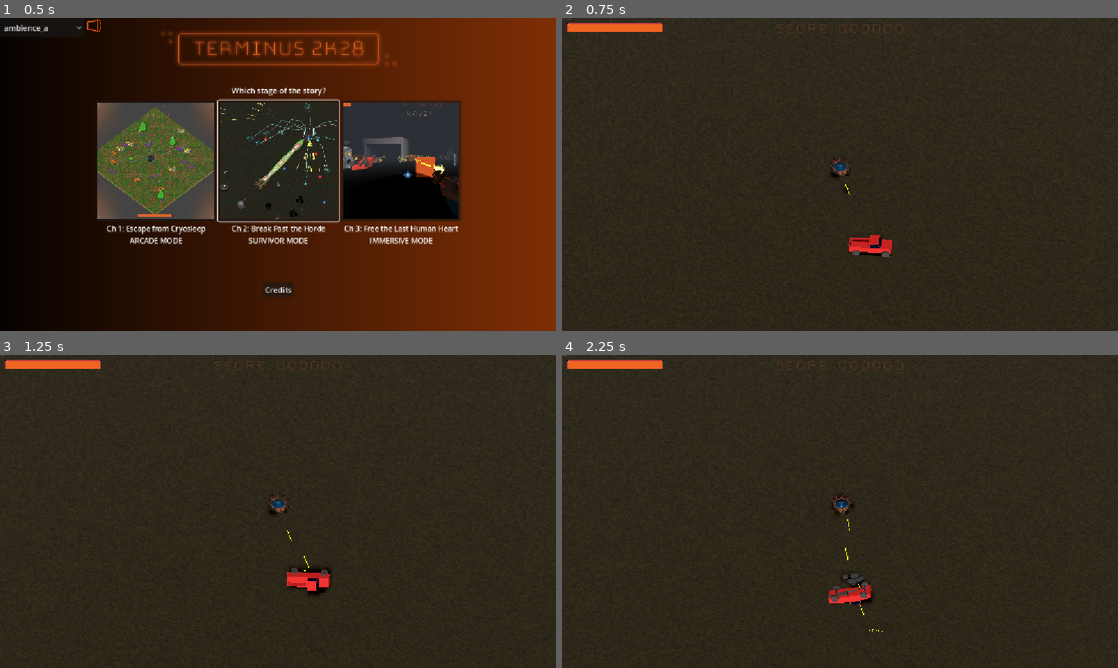
Above: before the commit, frames 1-4 (two rows, left to right).
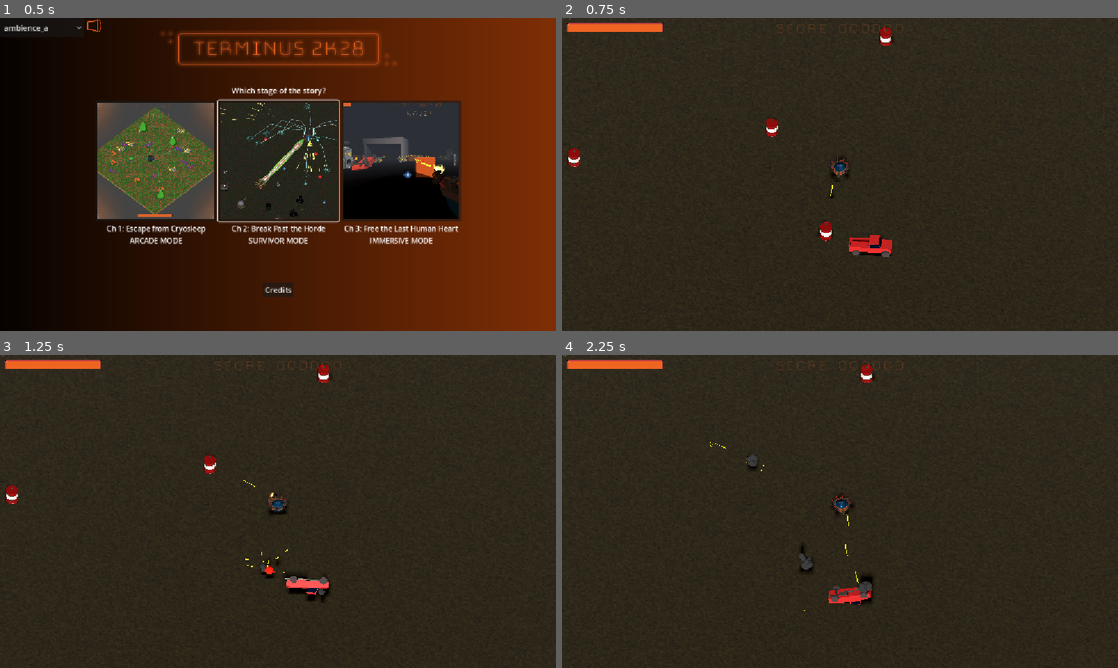
Above: after the commit, the same moments.

Repository: Gamkedo/terminus-2k28
Game: Godot game, scene res://level_menu.tscn
Same seed, same stepped clock (60 frames per second), same inputs: the game is played once before the commit and once after it.
Inputs (mouse positions are in pixels of both pictures, inside the frame that each line leads up to):
- Up to frame 1 (0.5 s): no input
- Up to frame 2 (0.75 s): click (840, 161) at 0.5 s
- Up to frame 3 (1.25 s): no input
- Up to frame 4 (2.25 s): move the mouse to (962, 495) at 1.27 s; press the mouse at (962, 495) at 1.28 s; hold D (walk_right) 1.28-2 s; release the mouse at (962, 495) at 2 s; drag from (728, 527) to (812, 574) at 2.02 s

Frame 1 is identical in both runs. In frame 2, 0.5% of the frame differs, in the area x 1-60%, y 3-72%; in frame 3, 1.2%, in the area x 1-60%, y 3-79%; in frame 4, 0.5%.

Commit message:
Explosive barrels

Diff:
--- a/Scenes - Levels/areaImmersive.tscn
+++ b/Scenes - Levels/areaImmersive.tscn
@@ -13,6 +13,7 @@
 [ext_resource type="PackedScene" uid="uid://b5v6q4hcakfxg" path="res://Scenes - UI/scoreGUI.tscn" id="7_8go4e"]
 [ext_resource type="Script" uid="uid://cfc24xmre36y6" path="res://Scripts/gameplay/player/weapons_manager.gd" id="9_h4x15"]
 [ext_resource type="PackedScene" uid="uid://bsqax7a47vrc6" path="res://Scenes - UI/game_over.tscn" id="9_n8psh"]
+[ext_resource type="PackedScene" uid="uid://4u0plcnsynif" path="res://Scenes - Objects/Scenery/explosive_barrel.tscn" id="12_rhcrj"]
 [ext_resource type="Script" uid="uid://c7pgxg3avlvxo" path="res://Scripts/gameplay/level_manager/enemy_spawner.gd" id="14_rhcrj"]
 [ext_resource type="PackedScene" uid="uid://c4bxgkgn3crmk" path="res://Scenes - Objects/Scenery/truck_scenery.tscn" id="15_l51xd"]
 [ext_resource type="PackedScene" uid="uid://b7muf8h4yxj5" path="res://Scenes - UI/pause_menu.tscn" id="16_m34s3"]
@@ -247,6 +248,21 @@
 operation = 2
 size = Vector3(15, 8, 14)
 
+[node name="ExplosiveBarrel" parent="NavigationRegion3D/Obstacles" unique_id=1514766770 instance=ExtResource("12_rhcrj")]
+transform = Transform3D(1, 0, 0, 0, 1, 0, 0, 0, 1, -29.87697, 0, -14.346407)
+
+[node name="ExplosiveBarrel2" parent="NavigationRegion3D/Obstacles" unique_id=734484558 instance=ExtResource("12_rhcrj")]
+transform = Transform3D(1, 0, 0, 0, 1, 0, 0, 0, 1, -11.884317, 0, 21.984415)
+
+[node name="ExplosiveBarrel3" parent="NavigationRegion3D/Obstacles" unique_id=1069026129 instance=ExtResource("12_rhcrj")]
+transform = Transform3D(1, 0, 0, 0, 1, 0, 0, 0, 1, 5.494169, 1.9073486e-06, 22.841965)
+
+[node name="ExplosiveBarrel4" parent="NavigationRegion3D/Obstacles" unique_id=929932709 instance=ExtResource("12_rhcrj")]
+transform = Transform3D(1, 0, 0, 0, 1, 0, 0, 0, 1, 39.020638, 1.9073486e-06, -19.802605)
+
+[node name="ExplosiveBarrel5" parent="NavigationRegion3D/Obstacles" unique_id=105900223 instance=ExtResource("12_rhcrj")]
+transform = Transform3D(1, 0, 0, 0, 1, 0, 0, 0, 1, 6.6100388, 1.9073486e-06, -6.9812317)
+
 [node name="ScoreGUI" parent="." unique_id=1866250465 instance=ExtResource("7_8go4e")]
 
 [node name="GameOverScreen" parent="." unique_id=397520369 instance=ExtResource("9_n8psh")]
--- a/Scenes - Levels/areaSurvivor.tscn
+++ b/Scenes - Levels/areaSurvivor.tscn
@@ -10,6 +10,7 @@
 [ext_resource type="PackedScene" uid="uid://wdglasw32mes" path="res://Scenes - Objects/enemy_roombye.tscn" id="7_155sy"]
 [ext_resource type="Script" uid="uid://dgtikgscqcp3m" path="res://Scripts/gameplay/player/auto_aim_component.gd" id="7_v3a74"]
 [ext_resource type="PackedScene" uid="uid://b5v6q4hcakfxg" path="res://Scenes - UI/scoreGUI.tscn" id="8_ua6li"]
+[ext_resource type="PackedScene" uid="uid://4u0plcnsynif" path="res://Scenes - Objects/Scenery/explosive_barrel.tscn" id="10_lqsss"]
 [ext_resource type="PackedScene" uid="uid://vdwb0cf16yx0" path="res://Scenes - Objects/enemy_stationary_turret.tscn" id="11_vx5xs"]
 [ext_resource type="PackedScene" uid="uid://c4bxgkgn3crmk" path="res://Scenes - Objects/Scenery/truck_scenery.tscn" id="13_u40bk"]
 [ext_resource type="PackedScene" uid="uid://bsqax7a47vrc6" path="res://Scenes - UI/game_over.tscn" id="14_ww2x6"]
@@ -98,6 +99,30 @@
 [node name="TruckScenery4" parent="Scenery" unique_id=1976637666 instance=ExtResource("13_u40bk")]
 transform = Transform3D(0.43197018, 0, -0.67335105, 0, 0.80000013, 0, 0.67335105, 0, 0.43197018, 73.57091, -1.9073486e-06, 64.355804)
 
+[node name="ExplosiveBarrel" parent="Scenery" unique_id=1514766770 instance=ExtResource("10_lqsss")]
+transform = Transform3D(1, 0, 0, 0, 1, 0, 0, 0, 1, -15.2308, -1.9073486e-06, 1.4836025)
+
+[node name="ExplosiveBarrel8" parent="Scenery" unique_id=1308349724 instance=ExtResource("10_lqsss")]
+transform = Transform3D(1, 0, 0, 0, 1, 0, 0, 0, 1, 8.766294, -1.9073486e-06, 12.185125)
+
+[node name="ExplosiveBarrel2" parent="Scenery" unique_id=112185520 instance=ExtResource("10_lqsss")]
+transform = Transform3D(1, 0, 0, 0, 1, 0, 0, 0, 1, -16.350422, -5.722046e-06, -27.578321)
+
+[node name="ExplosiveBarrel3" parent="Scenery" unique_id=1904582310 instance=ExtResource("10_lqsss")]
+transform = Transform3D(1, 0, 0, 0, 1, 0, 0, 0, 1, 40.139866, -1.9073486e-06, -40.653656)
+
+[node name="ExplosiveBarrel4" parent="Scenery" unique_id=1430407667 instance=ExtResource("10_lqsss")]
+transform = Transform3D(1, 0, 0, 0, 1, 0, 0, 0, 1, -34.416836, -1.9073486e-06, 30.801422)
+
+[node name="ExplosiveBarrel5" parent="Scenery" unique_id=733920142 instance=ExtResource("10_lqsss")]
+transform = Transform3D(1, 0, 0, 0, 1, 0, 0, 0, 1, 17.368748, -1.9073486e-06, 49.37959)
+
+[node name="ExplosiveBarrel6" parent="Scenery" unique_id=1629784488 instance=ExtResource("10_lqsss")]
+transform = Transform3D(1, 0, 0, 0, 1, 0, 0, 0, 1, 60.031895, -1.9073486e-06, 7.866268)
+
+[node name="ExplosiveBarrel7" parent="Scenery" unique_id=874033840 instance=ExtResource("10_lqsss")]
+transform = Transform3D(1, 0, 0, 0, 1, 0, 0, 0, 1, -57.364956, -1.9073486e-06, -66.05765)
+
 [node name="GameOverScreen" parent="." unique_id=397520369 instance=ExtResource("14_ww2x6")]
 
 [node name="EnemyLooper" type="Node3D" parent="." unique_id=1010977497 node_paths=PackedStringArray("enemy_container")]
--- /dev/null
+++ b/Scenes - Objects/Scenery/explosive_barrel.tscn
@@ -0,0 +1,38 @@
+[gd_scene format=3 uid="uid://4u0plcnsynif"]
+
+[ext_resource type="Script" uid="uid://eug6k1o7o52e" path="res://Scripts/gameplay/world/destructible_scenery.gd" id="1_rm2dp"]
+[ext_resource type="PackedScene" uid="uid://dha0qrim6ra1o" path="res://Models (game format)/explosive_barrel.glb" id="1_xve1h"]
+[ext_resource type="PackedScene" uid="uid://bhkgqc8ses5nu" path="res://Scenes - Particles/particle_sparks.tscn" id="2_nk6up"]
+[ext_resource type="PackedScene" uid="uid://bjoc5aa7xcnpi" path="res://Scenes - Particles/particle_smoke_puff.tscn" id="3_dcled"]
+[ext_resource type="Script" uid="uid://bxd4qyt1cgnhi" path="res://Scripts/gameplay/health_component.gd" id="4_l5gdw"]
+[ext_resource type="PackedScene" uid="uid://c6aamc5js8pa1" path="res://Scenes - Particles/particle_aoe_explosion.tscn" id="4_whkpk"]
+[ext_resource type="PackedScene" uid="uid://dpwshiotofj4d" path="res://Scenes - Objects/aoe_explosion.tscn" id="5_whkpk"]
+
+[sub_resource type="CylinderShape3D" id="CylinderShape3D_xve1h"]
+height = 2.4666748
+radius = 1.0703125
+
+[node name="ExplosiveBarrel" type="Node3D" unique_id=1514766770 node_paths=PackedStringArray("part_spawn_spot") groups=["enemy"]]
+script = ExtResource("1_rm2dp")
+destroy_particles = Array[PackedScene]([ExtResource("2_nk6up"), ExtResource("3_dcled"), ExtResource("4_whkpk"), ExtResource("5_whkpk")])
+dest_anim_name = ""
+destroy_self = true
+part_spawn_spot = NodePath("ParticleSpawnSpot")
+
+[node name="explosive_barrel" parent="." unique_id=227694802 instance=ExtResource("1_xve1h")]
+
+[node name="Area3D" type="Area3D" parent="." unique_id=934144627]
+transform = Transform3D(1, 0, 0, 0, 1, 0, 0, 0, 1, 0, 1.8312016, 0)
+collision_mask = 133
+
+[node name="CollisionShape3D" type="CollisionShape3D" parent="Area3D" unique_id=2102116676]
+transform = Transform3D(1, 0, 0, 0, 1, 0, 0, 0, 1, 0, -0.56085205, 0)
+shape = SubResource("CylinderShape3D_xve1h")
+
+[node name="HealthComponent" type="Node" parent="." unique_id=200475414]
+script = ExtResource("4_l5gdw")
+max_health = 50
+metadata/_custom_type_script = "uid://bxd4qyt1cgnhi"
+
+[node name="ParticleSpawnSpot" type="Node3D" parent="." unique_id=828109836]
+transform = Transform3D(1, 0, 0, 0, 1, 0, 0, 0, 1, 0, 1.0253339, 0)
--- a/Scenes - Objects/Scenery/truck_scenery.tscn
+++ b/Scenes - Objects/Scenery/truck_scenery.tscn
@@ -69,10 +69,12 @@
 &"destroy_anim": SubResource("Animation_b84b4")
 }
 
-[node name="TruckScenery" type="Node3D" unique_id=1339161382 groups=["enemy"]]
+[node name="TruckScenery" type="Node3D" unique_id=1339161382 node_paths=PackedStringArray("anim_player", "part_spawn_spot") groups=["enemy"]]
 transform = Transform3D(0.8, 0, 0, 0, 0.8, 0, 0, 0, 0.8, 0, 0, 0)
 script = ExtResource("1_wppp6")
 destroy_particles = Array[PackedScene]([ExtResource("2_b84b4")])
+anim_player = NodePath("AnimationPlayer")
+part_spawn_spot = NodePath("PartSpawnSpot")
 
 [node name="TruckModel" parent="." unique_id=965362556 instance=ExtResource("1_s1cpr")]
 transform = Transform3D(0.9999998, 0, 0, 0, 1, 0, 0, 0, 0.9999998, 0, 2.0170522, 0)
@@ -92,3 +94,6 @@
 script = ExtResource("4_3ela8")
 max_health = 50
 metadata/_custom_type_script = "uid://bxd4qyt1cgnhi"
+
+[node name="PartSpawnSpot" type="Node3D" parent="." unique_id=1352408417]
+transform = Transform3D(1, 0, 0, 0, 1, 0, 0, 0, 1, 3.5038722, 2.3776495, -2.2066352)
--- /dev/null
+++ b/Scenes - Objects/aoe_explosion.tscn
@@ -0,0 +1,22 @@
+[gd_scene format=3 uid="uid://dpwshiotofj4d"]
+
+[ext_resource type="Script" uid="uid://dk0t68rm77cxi" path="res://Scripts/gameplay/damage_component.gd" id="1_04w5x"]
+[ext_resource type="Script" uid="uid://cm2j6bvbieeve" path="res://Scripts/gameplay/projectiles/laser_bolt.gd" id="1_nbgud"]
+
+[sub_resource type="SphereShape3D" id="SphereShape3D_nbgud"]
+radius = 5.0
+
+[node name="AOEExplosion" type="Area3D" unique_id=778278266]
+collision_layer = 4
+collision_mask = 3
+script = ExtResource("1_nbgud")
+speed = 0.0
+destroy_delay = 1.0
+
+[node name="CollisionShape3D" type="CollisionShape3D" parent="." unique_id=1725730875]
+shape = SubResource("SphereShape3D_nbgud")
+
+[node name="DamageComponent" type="Node" parent="." unique_id=760635595]
+script = ExtResource("1_04w5x")
+amount = 50
+metadata/_custom_type_script = "uid://dk0t68rm77cxi"
--- /dev/null
+++ b/Scenes - Particles/particle_aoe_explosion.tscn
@@ -0,0 +1,30 @@
+[gd_scene format=3 uid="uid://c6aamc5js8pa1"]
+
+[ext_resource type="Script" uid="uid://dylns0kqgemus" path="res://Scripts/gameplay/particle_remove.gd" id="1_mmgnj"]
+
+[sub_resource type="StandardMaterial3D" id="StandardMaterial3D_58oiu"]
+albedo_color = Color(0.93, 0.14136001, 0.03720002, 1)
+
+[sub_resource type="SphereMesh" id="SphereMesh_ya5t8"]
+material = SubResource("StandardMaterial3D_58oiu")
+
+[node name="ParticleAOEExplosion" type="Node3D" unique_id=328624605]
+script = ExtResource("1_mmgnj")
+
+[node name="CPUParticles3D" type="CPUParticles3D" parent="." unique_id=225047893]
+emitting = false
+amount = 16
+lifetime = 0.15000000000000002
+one_shot = true
+randomness = 0.18
+fixed_fps = 30
+visibility_aabb = AABB(-4, -4, -4, 8, 8, 8)
+mesh = SubResource("SphereMesh_ya5t8")
+emission_shape = 1
+emission_sphere_radius = 2.83
+direction = Vector3(0, 0, 0)
+spread = 180.0
+gravity = Vector3(0, 0, 0)
+initial_velocity_min = 0.2
+initial_velocity_max = 1.0
+scale_amount_max = 2.0
--- /dev/null
+++ b/Scenes - Particles/particle_sparks.tscn
@@ -0,0 +1,35 @@
+[gd_scene format=3 uid="uid://bhkgqc8ses5nu"]
+
+[ext_resource type="Script" uid="uid://dylns0kqgemus" path="res://Scripts/gameplay/particle_remove.gd" id="1_gm55t"]
+
+[sub_resource type="StandardMaterial3D" id="StandardMaterial3D_ssbcb"]
+albedo_color = Color(0.99196357, 0.7749155, 0.21113464, 1)
+
+[sub_resource type="CapsuleMesh" id="CapsuleMesh_wk7b5"]
+material = SubResource("StandardMaterial3D_ssbcb")
+radius = 0.1
+height = 0.6
+radial_segments = 4
+rings = 0
+
+[node name="ParticleSparks" type="Node3D" unique_id=1162072880]
+script = ExtResource("1_gm55t")
+
+[node name="CPUParticles3D" type="CPUParticles3D" parent="." unique_id=1875228570]
+emitting = false
+amount = 20
+lifetime = 0.7
+one_shot = true
+explosiveness = 1.0
+randomness = 0.18
+fixed_fps = 30
+visibility_aabb = AABB(-4, -4, -4, 8, 8, 8)
+mesh = SubResource("CapsuleMesh_wk7b5")
+particle_flag_align_y = true
+direction = Vector3(0, 0, 0)
+spread = 180.0
+gravity = Vector3(0, -40, 0)
+initial_velocity_min = 12.0
+initial_velocity_max = 22.0
+scale_amount_min = 0.4
+scale_amount_max = 1.5
--- a/Scripts/gameplay/world/destructible_scenery.gd
+++ b/Scripts/gameplay/world/destructible_scenery.gd
@@ -4,16 +4,24 @@
 ## Particles to spawn when destroyed
 @export var destroy_particles: Array[PackedScene]
 
+@export var anim_player: AnimationPlayer = null
 @export var dest_anim_name: String = "destroy_anim"
 
+@export var destroy_self: bool = false
+
+@export var part_spawn_spot: Node3D = null
+
 @onready var collider = $Area3D
-@onready var anim_player: AnimationPlayer = $AnimationPlayer
 
 func die() -> void:
 	if destroy_particles:
 		for part in destroy_particles:
 			var dest_parts = part.instantiate()
 			get_tree().current_scene.add_child(dest_parts)
-			dest_parts.global_position = global_position
-	collider.queue_free()
-	anim_player.play(dest_anim_name)
+			if part_spawn_spot: dest_parts.global_position = part_spawn_spot.global_position
+			else: dest_parts.global_position = global_position
+
+	if anim_player: anim_player.play(dest_anim_name)
+
+	if destroy_self: queue_free()
+	else: collider.queue_free()
Binary file added: Models (game format)/explosive_barrel.glb
Not shown, added: Models (game format)/explosive_barrel.glb.import
Not shown: 1 places in Scenes - Particles/particle_smoke_puff.tscn that only renumber resources
Not shown, added: Source Art or Audio (blend, psd, aup etc)/models/explosive_barrel.blend
